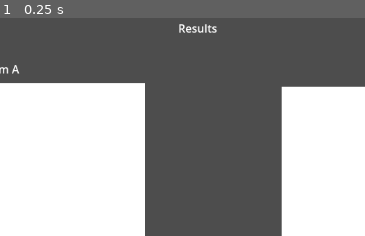
Above: before the commit, frame 1.
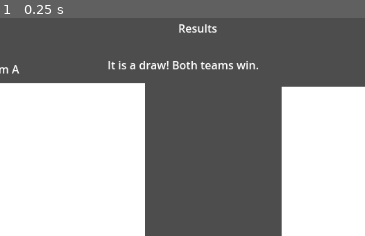
Above: after the commit, the same moment.

Repository: bastifpv/Giggle-o-Meter
Game: Godot game, scene res://scenes/results.tscn
Same seed, same stepped clock (60 frames per second), same inputs: the game is played once before the commit and once after it. This scene is started directly instead of the project's main scene.
Inputs:
- Up to frame 1 (0.25 s): no input
The pictures show only the part of the screen within x 18-68%, y 0-50%; the shares and areas given below are measured in that part.

The runs differ from the first frame. In frame 1, 0.8% of the frame differs, in the area x 29-71%, y 19-24%.

Commit message:
MF: added results decision

Diff:
--- a/scenes/results.tscn
+++ b/scenes/results.tscn
@@ -99,4 +99,14 @@
 offset_bottom = 99.0
 text = "Team B"
 
+[node name="WinnerLabel" type="Label" parent="CanvasLayer"]
+anchors_preset = -1
+anchor_right = 0.143
+anchor_bottom = 0.129
+offset_left = 429.0
+offset_top = 72.0
+offset_right = 569.264
+offset_bottom = 11.408
+text = "The winner is: "
+
 [connection signal="pressed" from="CanvasLayer/NextButton" to="." method="_on_next_button_pressed"]
--- a/scripts/results.gd
+++ b/scripts/results.gd
@@ -11,18 +11,35 @@
 	var userInput_TeamB = []
 	var score_TeamB = []
 
-
+	# get arrays with stats from all played rounds
 	for i in results_TeamA:
 		cardIDs_TeamA.append(i["cardID"])
 		userInput_TeamA.append(i["userInput"])
 		score_TeamA.append(i["score"])
 
 
-
+	# get arrays with stats from all played rounds
 	for j in results_TeamB:
 		cardIDs_TeamB.append(j["cardID"])
 		userInput_TeamB.append(j["userInput"])
 		score_TeamB.append(j["score"])
+
+	# calculate total score and compare
+	var total_score_TeamA = 0
+	for s in score_TeamA:
+		total_score_TeamA += s
+
+	var total_score_TeamB = 0
+	for s in score_TeamB:
+		total_score_TeamB += s
+
+	# evaluate winner
+	if total_score_TeamA > total_score_TeamB:
+		$CanvasLayer/WinnerLabel.text = "The winner is Team A with a score of " + str(total_score_TeamA) + "!"
+	elif total_score_TeamA < total_score_TeamB:
+		$CanvasLayer/WinnerLabel.text = "The winner is Team B with a score of " + str(total_score_TeamB) + "!"
+	elif total_score_TeamA == total_score_TeamB:
+		$CanvasLayer/WinnerLabel.text =  "It is a draw! Both teams win."
 
 
 	$CanvasLayer/CardsALabel.text = str(cardIDs_TeamA)
